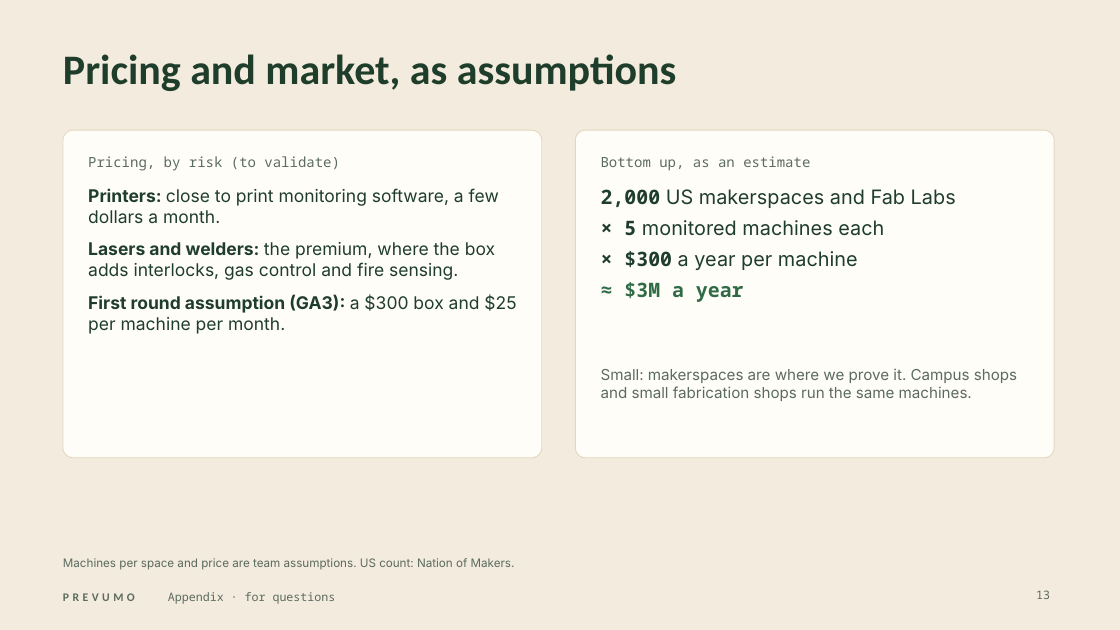
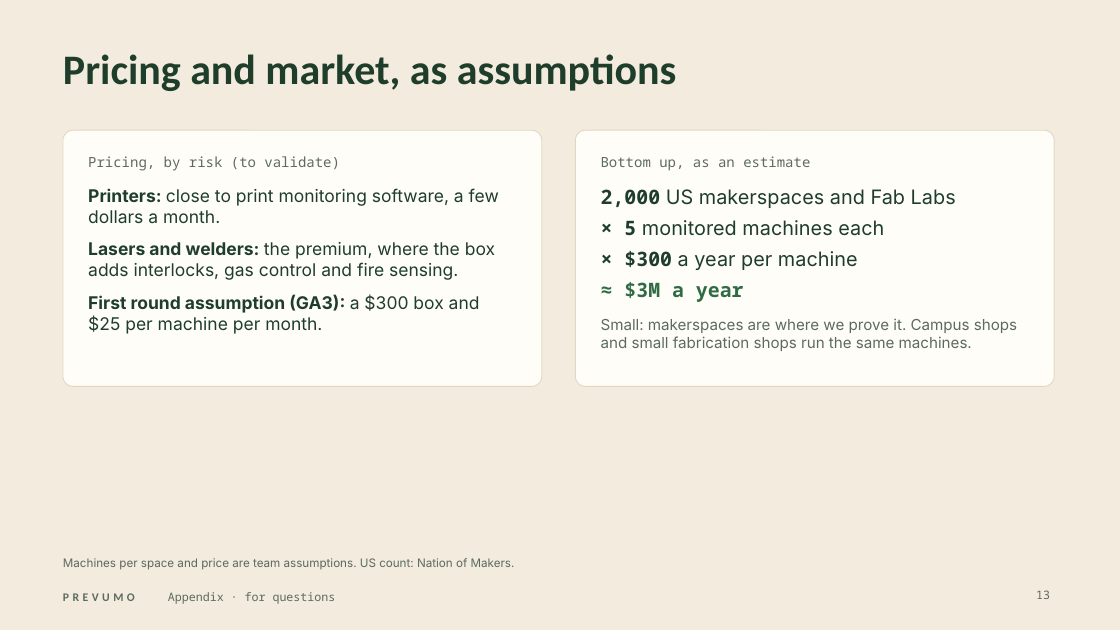
Before and after one commit to WAHB22/wahbs-world, a slide deck: slide 13 of prevumo/deliverables/final/PREVUMO-final.pptx. Drawn at 1120x630 pixels with LibreOffice and Linux fonts; fonts in the diff are those of the drawing. Boxes give left, top, right and bottom in pixels: in the first picture for what was removed or moved away, otherwise in the second. Text is boxed around its words. In the diff, an @@ line names an element or a change of style, - is before the commit and + after.

```diff
--- a/prevumo/deliverables/final/PREVUMO-final.pptx
+++ b/prevumo/deliverables/final/PREVUMO-final.pptx
@@ rounded rectangle resized from (x1=63, y1=130, x2=542, y2=458) to (x1=63, y1=130, x2=542, y2=386) @@
@@ rounded rectangle at (x1=63, y1=130, x2=542, y2=386): proportions changed @@
@@ rounded rectangle at (x1=576, y1=130, x2=1054, y2=386): proportions changed @@
@@ rounded rectangle resized from (x1=576, y1=130, x2=1054, y2=458) to (x1=576, y1=130, x2=1054, y2=386) @@
@@ text "Printers: close to print monitoring ..." rewrapped from (x1=88, y1=188, x2=516, y2=334) to (x1=88, y1=188, x2=499, y2=334) @@
@@ text "Small: makerspaces are where we ..." moved from (x1=601, y1=369, x2=1017, y2=401) to (x1=601, y1=319, x2=1017, y2=351) @@
```
Also in this commit, not shown: 12 other slides changed, 12 other files.
